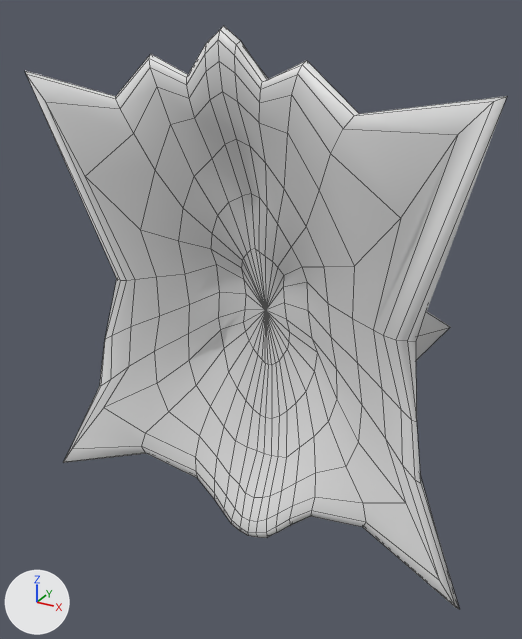
Before and after pictures for a commit that changed the Blender file Experemental/Source/FBX/Icicle.blend.
Camera for both pictures: a 50 mm lens placed at (15.2, -27.8, 13.9), pointed at (-0.2, 0.3, -0.1). Arrows for +X, +Y and +Z are at lower left; the lights stay in place. Both versions are drawn at full value of the shape key 'Key 3' of 'Icicle'; the numbers are the values there. Mesh edges are drawn as thin lines.

Names of what the first picture shows: 'Icicle'.
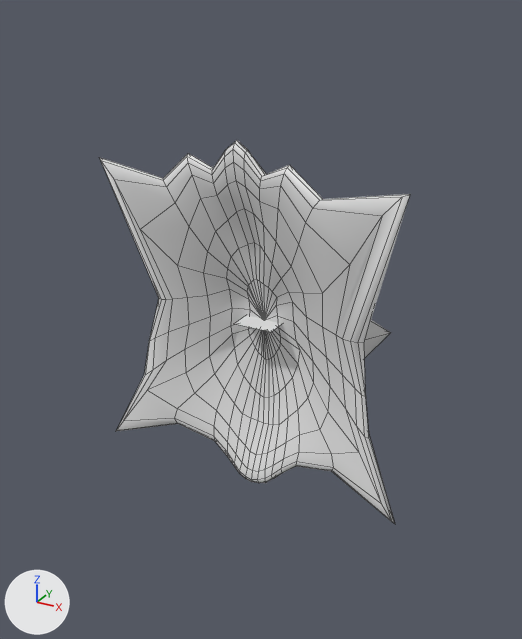
Boxes [x1, y1, x2, y2] around the edits, measured in the pictures (522 x 639 px):
'Icicle', mesh rescaled (35% narrower, 34% shorter): before [25, 26, 507, 609]; after [99, 140, 410, 524]
'Plane', added: after [234, 316, 281, 332]

The change, as a list of edits to the scene's bpy script:
```text
Change me_sphere:
    where me_sphere.from_pydata(...)  # 482 vertices, 512 faces; spans x -11.3..11.3, y -3.4..4.9, z -11.9..13.1
    used by ob_icicle; location = (0.0, 0.0, 0.0)
    me_sphere part 1: the whole mesh is scaled about its middle by 0.7, then moved by (0.0, -0.3, -0.6)
Add me_plane:
    me_plane.from_pydata([(-1.0, -1.0, 0.0), (1.0, -1.0, 0.0), (-1.0, 1.0, 0.0), (1.0, 1.0, 0.0)], [], [(0, 1, 3, 2)])
Add ob_plane:
    ob_plane = bpy.data.objects.new('Plane', me_plane)
    ob_plane.location = (0.0, 0.0, 0.0)
```
